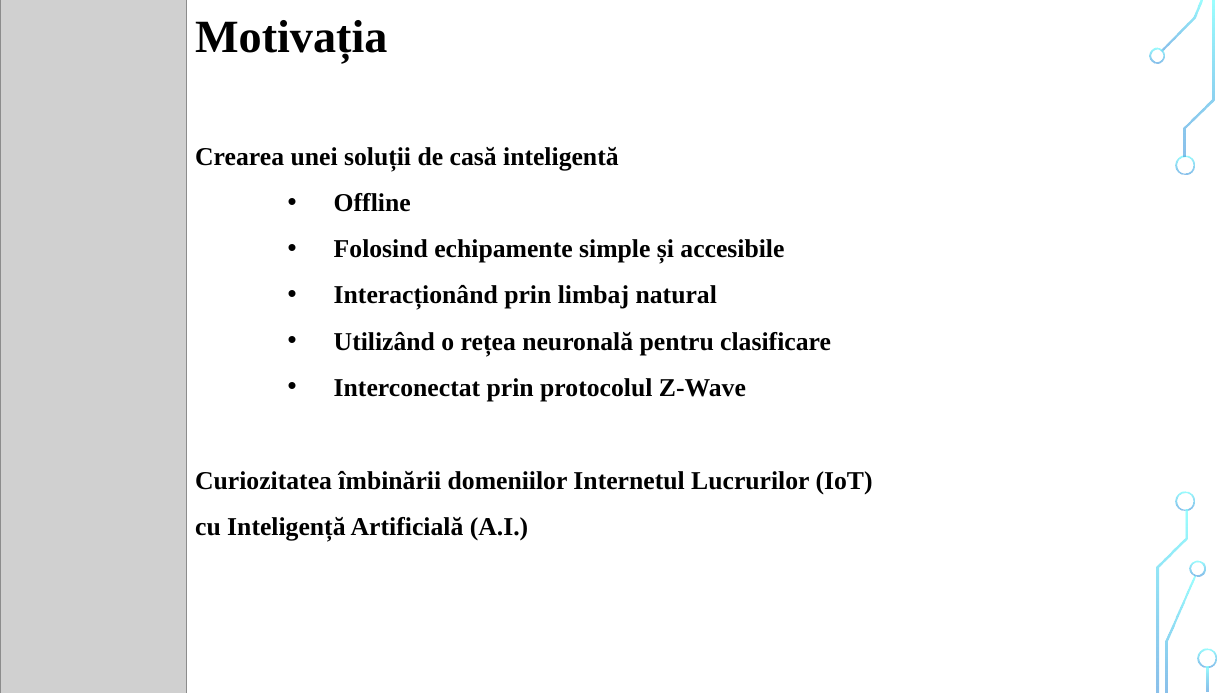
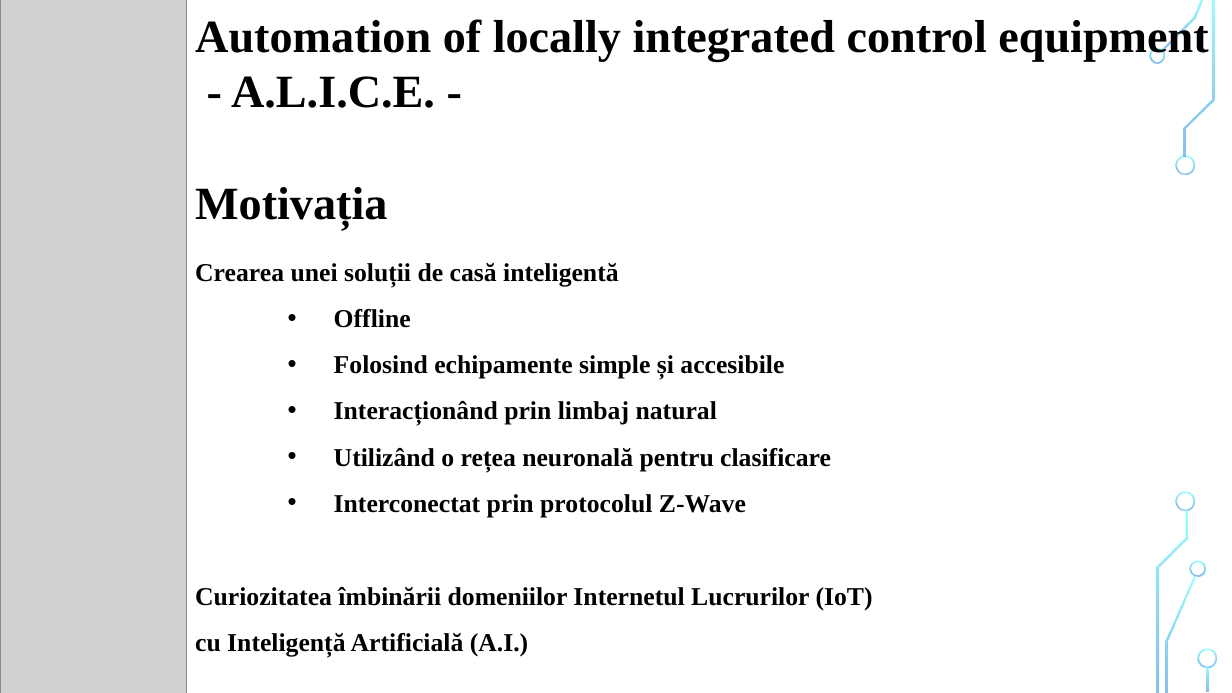
Before and after one commit to liviubrinza/alice, a slide deck: slide 2 of documentation/Prezentare.pptx. Drawn at 1232x693 pixels with LibreOffice and Linux fonts; fonts in the diff are those of the drawing; grey boxes stand for pictures; background and template pictures are left out. Boxes give left, top, right and bottom in pixels: in the first picture for what was removed or moved away, otherwise in the second. Text is boxed around its words. In the diff, an @@ line names an element or a change of style, - is before the commit and + after.

```diff
--- a/documentation/Prezentare.pptx
+++ b/documentation/Prezentare.pptx
@@ text added at bbox=[195, 16, 1208, 108], 36 pt, text #000000, bold @@
+Automation of locally integrated control equipment
+- A.L.I.C.E. -
@@ text "Motivația": place and size @@
-text "Motivația" at bbox=[195, 20, 387, 61]
+text "Motivația" at bbox=[195, 187, 387, 228]
@@ text "Crearea unei soluții de casă ...": place and size @@
-text "Crearea unei soluții de casă ..." at bbox=[195, 147, 831, 401]
+text "Crearea unei soluții de casă ..." at bbox=[195, 263, 831, 517]
@@ text "Curiozitatea îmbinării domeniilor Internetul Lucrurilor ...": place and size @@
-text "Curiozitatea îmbinării domeniilor Internetul Lucrurilor ..." at bbox=[195, 471, 873, 541]
+text "Curiozitatea îmbinării domeniilor Internetul Lucrurilor ..." at bbox=[195, 587, 873, 657]
```
Also in this commit, not shown: 5 other slides changed.
